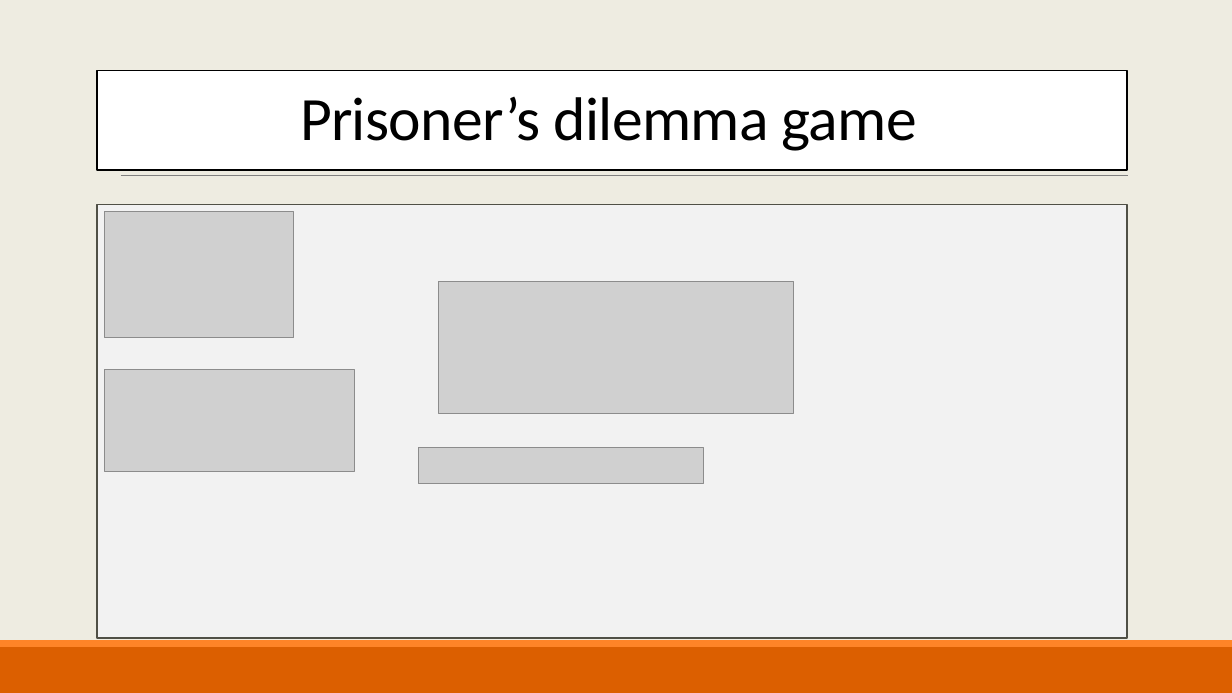
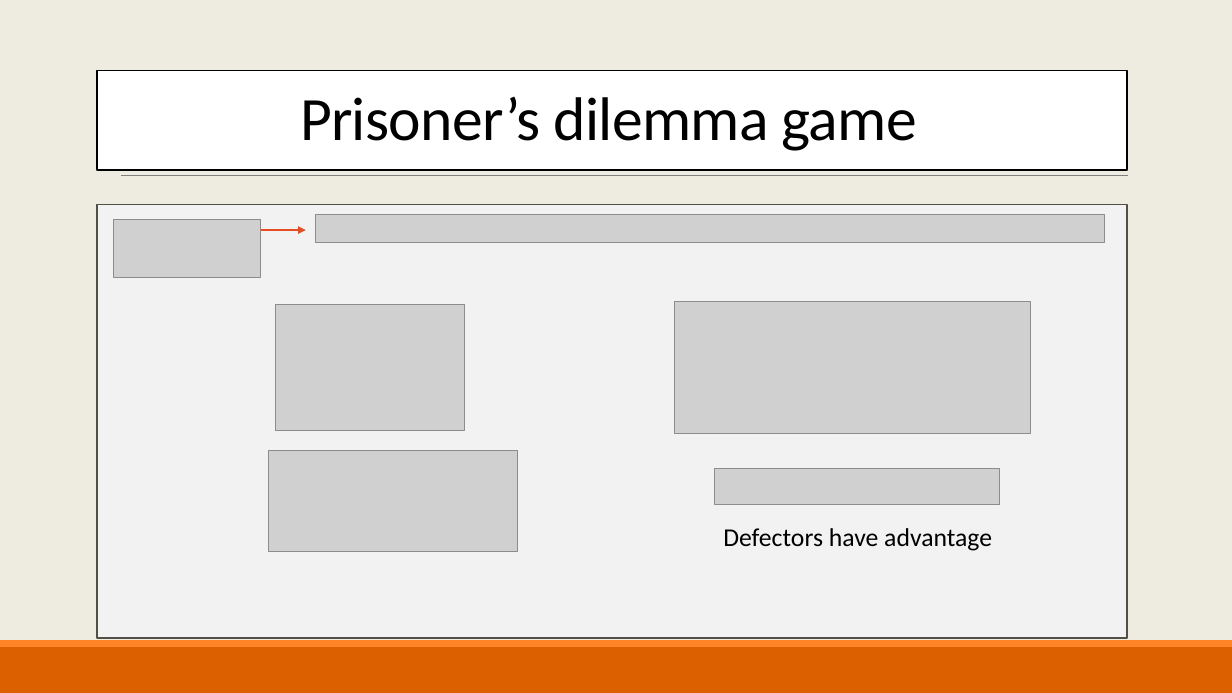
Before and after one commit to AlexBV799/EvolutionaryGameTheoryInGrowingPopulations_FinalProject, a slide deck: slide 7 of Evolutionary game theory.pptx. Drawn at 1232x693 pixels with LibreOffice and Linux fonts; fonts in the diff are those of the drawing; grey boxes stand for pictures; background and template pictures are left out. Boxes give left, top, right and bottom in pixels: in the first picture for what was removed or moved away, otherwise in the second. Text is boxed around its words. In the diff, an @@ line names an element or a change of style, - is before the commit and + after.

```diff
--- a/Evolutionary game theory.pptx
+++ b/Evolutionary game theory.pptx
@@ picture added at (114,219,261,277) @@
@@ arrow added from (261, 230) to (306, 230), #E84C22 1 pt @@
@@ picture added at (315,214,1105,243) @@
@@ picture: place and size @@
-picture at (104,212,294,337)
+picture at (275,305,465,431)
@@ picture: place and size @@
-picture at (438,281,793,413)
+picture at (675,302,1030,434)
@@ picture: place and size @@
-picture at (104,370,354,471)
+picture at (268,450,518,552)
@@ picture: place and size @@
-picture at (419,447,703,484)
+picture at (714,469,999,506)
@@ text added at (723,528,992,551), 20 pt, text #000000 @@
+Defectors have advantage
```
Also in this commit, not shown: 5 other slides changed, 2 slides added, 1 slide removed, 2 other files.
